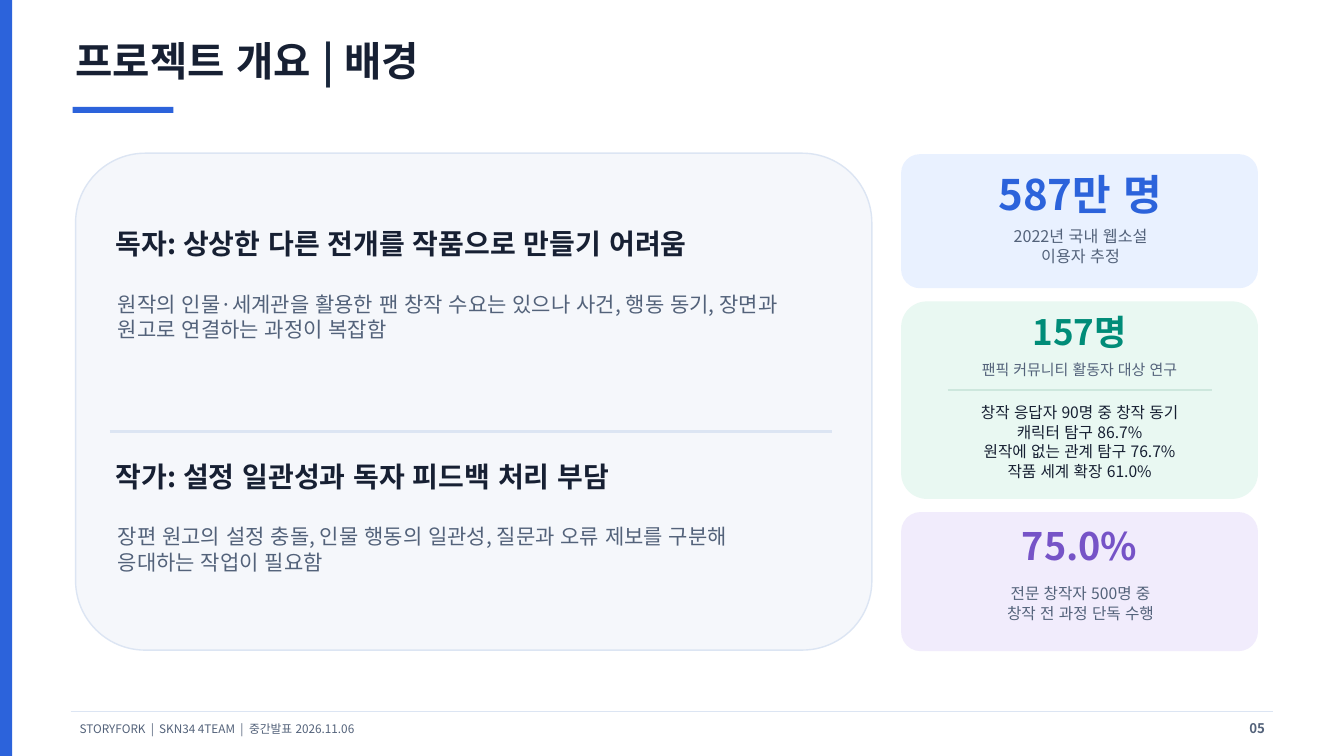
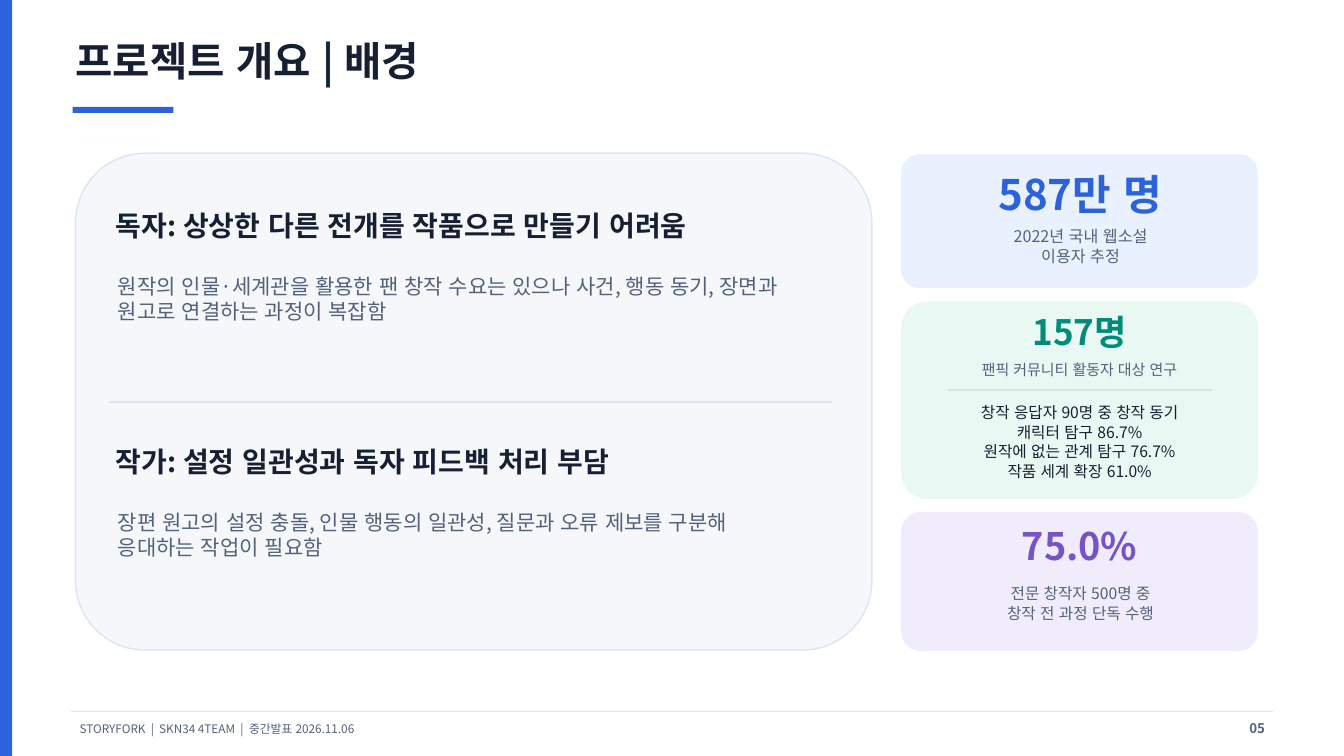
Before and after one commit to SKNETWORKS-FAMILY-AICAMP/SKN34-FINAL-4TEAM, a slide deck: slide 5 of docs/deliverables/SKN34-final-4Team_중간발표.pptx. Drawn at 1344x756 pixels with LibreOffice and Linux fonts; fonts in the diff are those of the drawing. Boxes give left, top, right and bottom in pixels: in the first picture for what was removed or moved away, otherwise in the second. Text is boxed around its words. In the diff, an @@ line names an element or a change of style, - is before the commit and + after.

```diff
--- a/docs/deliverables/SKN34-final-4Team_중간발표.pptx
+++ b/docs/deliverables/SKN34-final-4Team_중간발표.pptx
@@ text "독자: 상상한 다른 전개를 작품으로 ...": place and size @@
-text "독자: 상상한 다른 전개를 작품으로 ..." at <box>116,230,686,257</box>
+text "독자: 상상한 다른 전개를 작품으로 ..." at <box>116,212,686,239</box>
@@ text "원작의 인물·세계관을 활용한 팬 창작 ...": place and size @@
-text "원작의 인물·세계관을 활용한 팬 창작 ..." at <box>118,294,778,339</box>
+text "원작의 인물·세계관을 활용한 팬 창작 ..." at <box>118,276,778,321</box>
@@ line moved from (110, 432) - (832, 432) to (110, 401) - (832, 401) @@
@@ text "작가: 설정 일관성과 독자 피드백 ...": place and size @@
-text "작가: 설정 일관성과 독자 피드백 ..." at <box>116,463,610,490</box>
+text "작가: 설정 일관성과 독자 피드백 ..." at <box>116,448,610,475</box>
@@ text "장편 원고의 설정 충돌, 인물 ...": place and size @@
-text "장편 원고의 설정 충돌, 인물 ..." at <box>118,526,727,572</box>
+text "장편 원고의 설정 충돌, 인물 ..." at <box>118,512,727,557</box>
```
Also in this commit, not shown: 2 other slides changed, 1 slide added.
